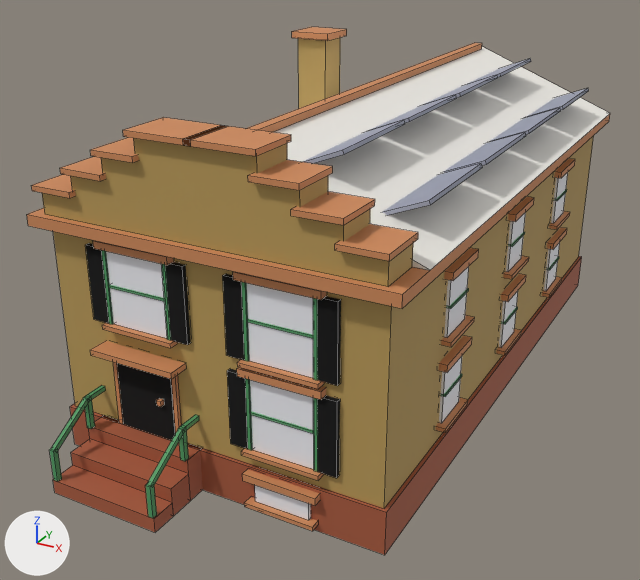
Before and after pictures for a commit that changed the Blender file assets/managed-models/buildings/house-1x2-2f-dutch-a-solar/house-1x2-2f-dutch-a-solar.blend.
Before and after are seen from a camera (50 mm lens) standing at (1.12, -2.3, 1.371) and looking at (-0.067, -0.141, 0.292). Lighting does not change. The marker at lower left points along +X, +Y and +Z. The first picture is the older version. Mesh edges are drawn as thin lines.

The older version as bpy lines, for what is in view:
```python
me_house_1x2_2f_dutch_a_solar = bpy.data.meshes.new('house-1x2-2f-dutch-a-solar')
me_house_1x2_2f_dutch_a_solar.from_pydata(...)  # 1144 vertices, 852 faces; spans x -0.5..0.5, y -1.0..1.0, z 0.0..0.99
me_house_1x2_2f_dutch_a_solar.materials.append(mat_m_house_1x2_2f_dutch_a_solar)
ob_house_1x2_2f_dutch_a_solar = bpy.data.objects.new('house-1x2-2f-dutch-a-solar', me_house_1x2_2f_dutch_a_solar)
ob_house_1x2_2f_dutch_a_solar.location = (0.0, 0.0, 0.0)
```
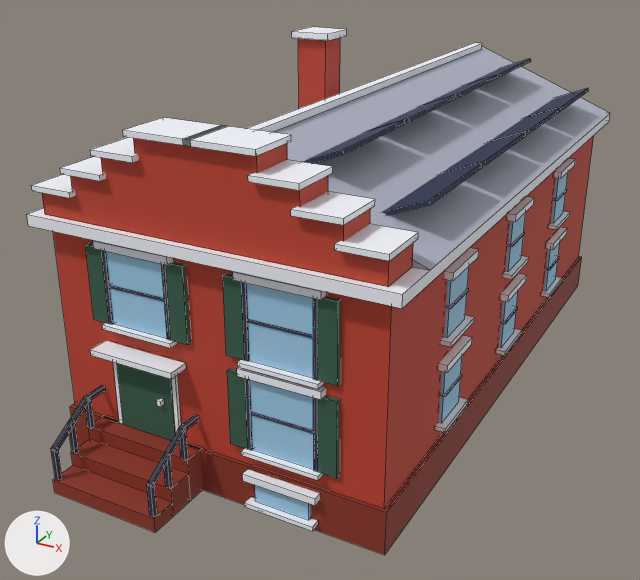
The edits, one by one:
me_house_1x2_2f_dutch_a_solar is used by ob_house_1x2_2f_dutch_a_solar; location (0.0, 0.0, 0.0).
me_house_1x2_2f_dutch_a_solar had 1144 vertices, 852 faces and spanned x -0.5..0.5, y -1.0..1.0, z 0.0..0.99.
me_house_1x2_2f_dutch_a_solar now has 1160 vertices, 864 faces and spans x -0.5..0.5, y -1.0..1.0, z 0.0..0.99.
me_house_1x2_2f_dutch_a_solar part 1: a new loose piece, a box spanning x -0.356..-0.344, y -0.931..-0.919, z 0.08..0.172, in mat_m_house_1x2_2f_dutch_a_solar.
me_house_1x2_2f_dutch_a_solar part 2: a new loose piece, a box spanning x -0.056..-0.044, y -0.931..-0.919, z 0.08..0.172, in mat_m_house_1x2_2f_dutch_a_solar.
Part 3, on me_house_1x2_2f_dutch_a_solar:
18 faces are deleted.
18 new faces join them.
Part 4, on me_house_1x2_2f_dutch_a_solar:
2 vertices are removed from x -0.06..-0.04, y -0.99, z 0.13.
19 faces are deleted.
2 vertices are added at (-0.04, -0.98, 0.13), (-0.06, -0.98, 0.13).
19 new faces join them.
me_house_1x2_2f_dutch_a_solar part 5: 815 kept faces spanning x -0.5..0.5, y -1.0..1.0, z 0.0..0.99 get new texture (UV) coordinates.

Boxes [x1, y1, x2, y2] around the edits, measured in the pictures (640 x 580 px; the box of a moved part takes in the faces that stretch with it):
part 1 of me_house_1x2_2f_dutch_a_solar, added: after [68, 422, 79, 454]
part 2 of me_house_1x2_2f_dutch_a_solar, added: after [163, 455, 173, 488]
part 3 of me_house_1x2_2f_dutch_a_solar, moved or reshaped: before [50, 387, 105, 481]; after [51, 387, 105, 480]
part 4 of me_house_1x2_2f_dutch_a_solar, moved or reshaped: before [145, 416, 199, 518]; after [147, 416, 199, 517]
part 5 of me_house_1x2_2f_dutch_a_solar, surface changed: [27, 27, 610, 555] in both
